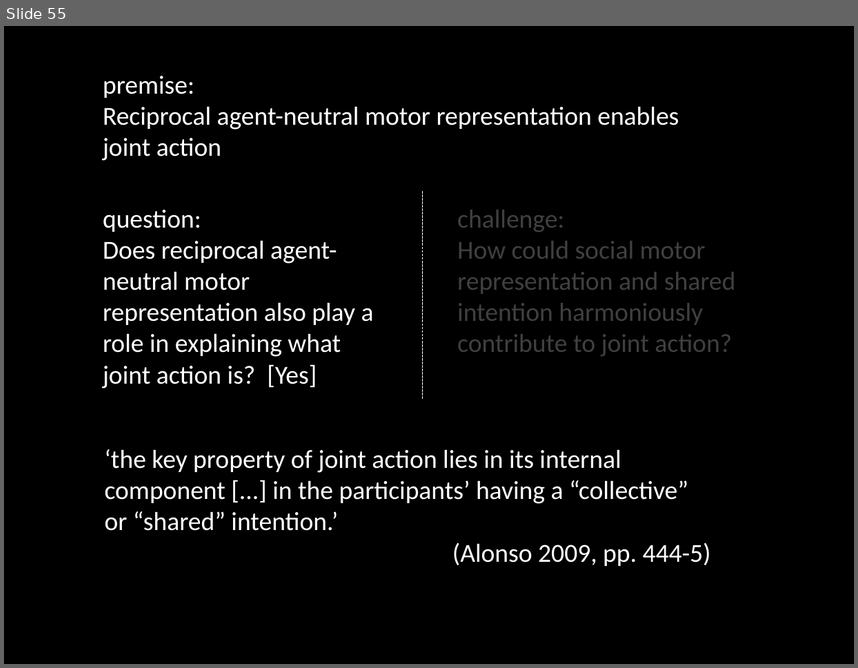
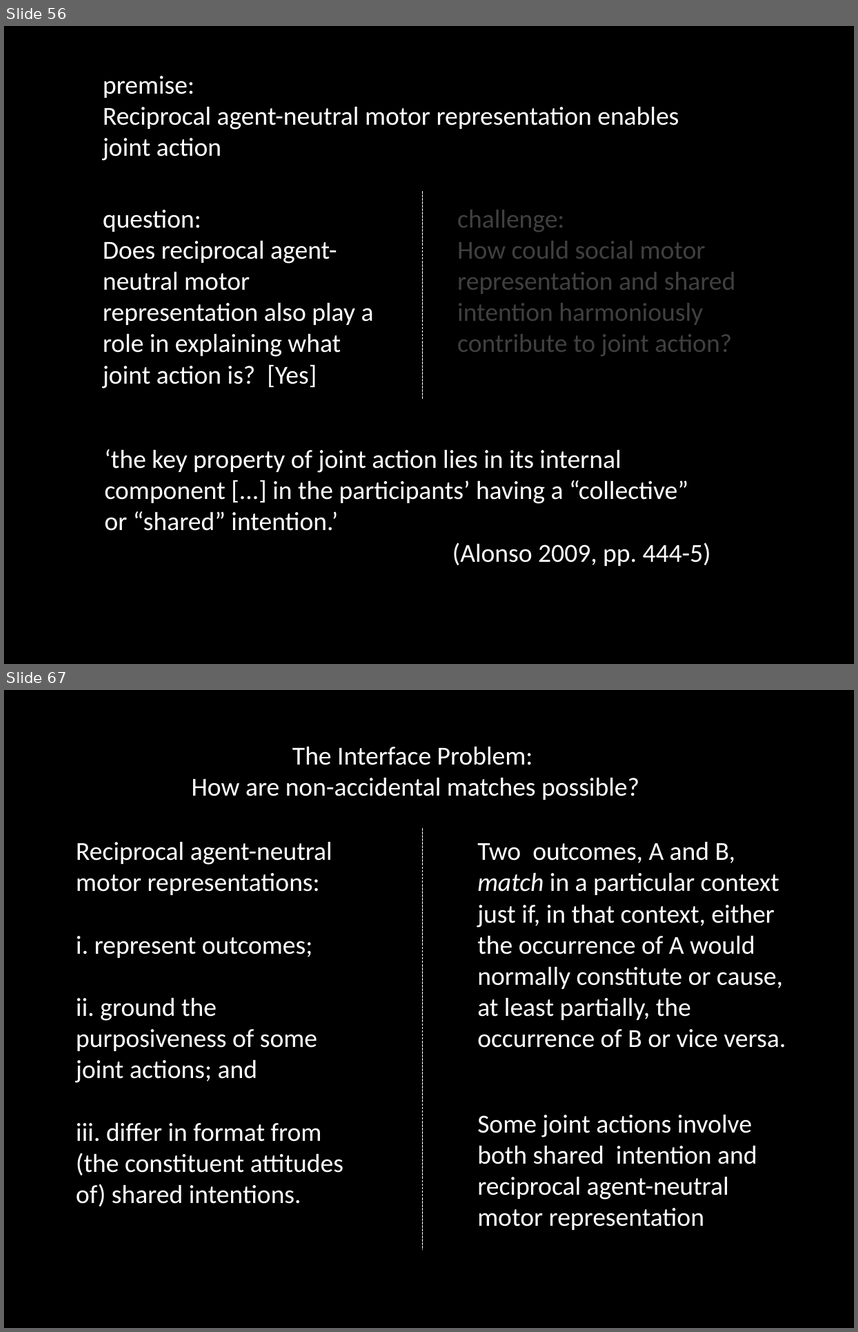
Before and after one commit to butterfill/writing, a slide deck: conf joint action --- sharing goals vs sharing intentions cambridge 2012 talk/intention and motor representation in joint action v2.pptx. Shown one above the other, each under a label of ours: slide 55 before the commit, slides 56 and 67 after it; the slides between them are not shown. The pictures are 858x668 and 858x1332 pixels, drawn with LibreOffice and Linux fonts; fonts in the diff are those of the drawing. Boxes give left, top, right and bottom in pixels: in the first picture for what was removed or moved away, otherwise in the second. Text is boxed around its words. In the diff, an @@ line names an element or a change of style, - is before the commit and + after.

```diff
--- a/conf joint action --- sharing goals vs sharing intentions cambridge 2012 talk/intention and motor representation in joint action v2.pptx
+++ b/conf joint action --- sharing goals vs sharing intentions cambridge 2012 talk/intention and motor representation in joint action v2.pptx
@@ slide 67 added at (x1=4, y1=690, x2=854, y2=1328), background #000000 @@
@@ text added at (x1=192, y1=747, x2=639, y2=800), 22 pt, text #FFFFFF @@
+The Interface Problem:
+How are non-accidental matches possible?
@@ line added from (422, 828) to (422, 1250), #FFFFFF 0.75 pt dashed @@
@@ text added at (x1=76, y1=842, x2=343, y2=1206), 22 pt, text #FFFFFF @@
+Reciprocal agent-neutral motor representations:
+i. represent outcomes;
+ii. ground the purposiveness of some
+joint actions; and
+iii. differ in format from (the constituent attitudes of) shared intentions.
@@ text added at (x1=477, y1=842, x2=786, y2=1047), 22 pt, text #FFFFFF @@
+Two outcomes, A and B, match in a particular context just if, in that context, either the occurrence of A would normally constitute or cause, at least partially, the occurrence of B or vice versa.
@@ text added at (x1=477, y1=1114, x2=757, y2=1230), 22 pt, text #FFFFFF @@
+Some joint actions involve both shared intention and reciprocal agent-neutral motor representation
@@ what was slide 55 is now slide 56 @@
```
Also in this commit, not shown: 8 slides changed, 10 other slides added, 6 slides removed.
